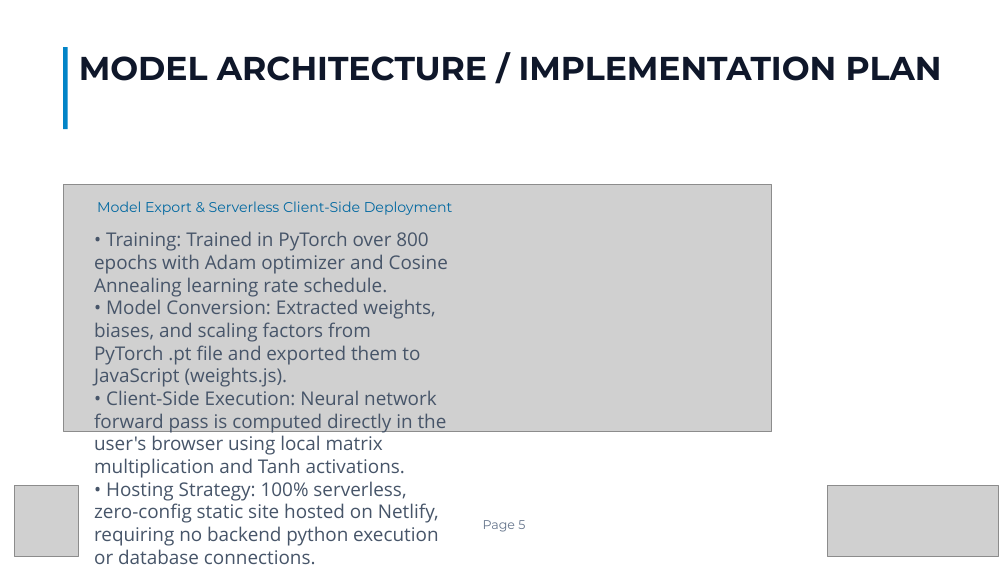
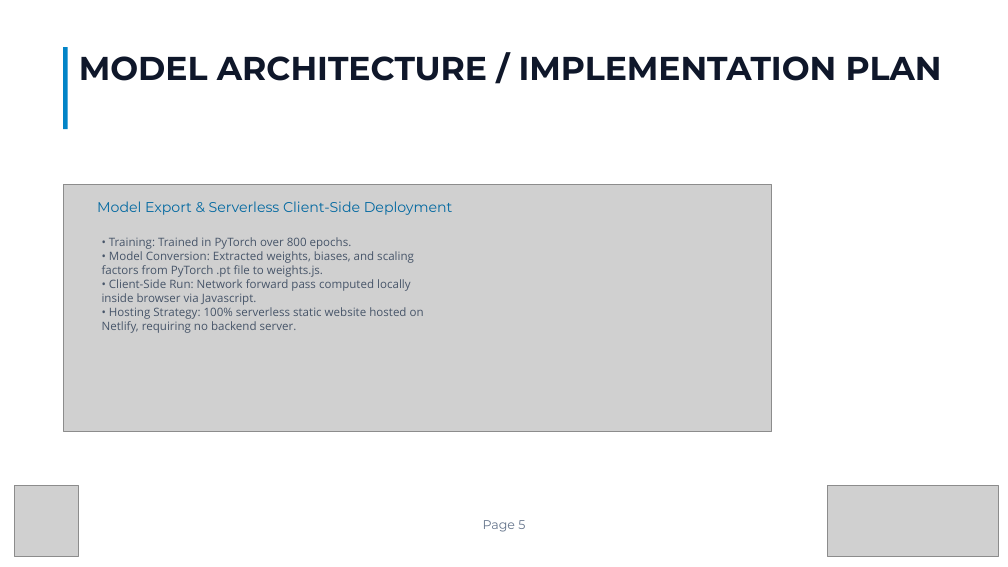
Before and after one commit to SudaisFarooq/Aerothon, a slide deck: slide 6 of 6a45efcfcf7a7_IIT_Indore-HAL_Hackathon_Template.pptx. Drawn at 1008x567 pixels with LibreOffice and Linux fonts; fonts in the diff are those of the drawing; grey boxes stand for pictures; background and template pictures are left out. Boxes give left, top, right and bottom in pixels: in the first picture for what was removed or moved away, otherwise in the second. Text is boxed around its words. In the diff, an @@ line names an element or a change of style, - is before the commit and + after.

```diff
--- a/6a45efcfcf7a7_IIT_Indore-HAL_Hackathon_Template.pptx
+++ b/6a45efcfcf7a7_IIT_Indore-HAL_Hackathon_Template.pptx
@@ text at <box>102,237,424,333</box>: text changed; size 18 to 11 pt @@
-• Training: Trained in PyTorch over 800 epochs with Adam optimizer and Cosine Annealing learning rate schedule.
-• Model Conversion: Extracted weights, biases, and scaling factors from PyTorch .pt file and exported them to JavaScript (weights.js).
-• Client-Side Execution: Neural network forward pass is computed directly in the user's browser using local matrix multiplication and Tanh activations.
-• Hosting Strategy: 100% serverless, zero-config static site hosted on Netlify, requiring no backend python execution or database connections.
+• Training: Trained in PyTorch over 800 epochs.
+• Model Conversion: Extracted weights, biases, and scaling factors from PyTorch .pt file to weights.js.
+• Client-Side Run: Network forward pass computed locally inside browser via Javascript.
+• Hosting Strategy: 100% serverless static website hosted on Netlify, requiring no backend server.
```
Also in this commit, not shown: 7 other slides changed.
